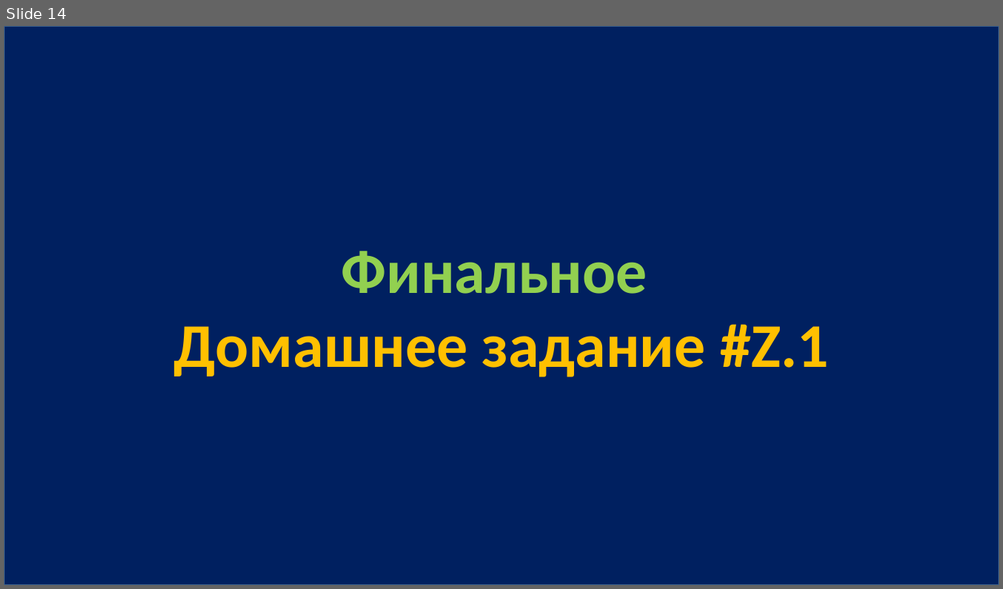
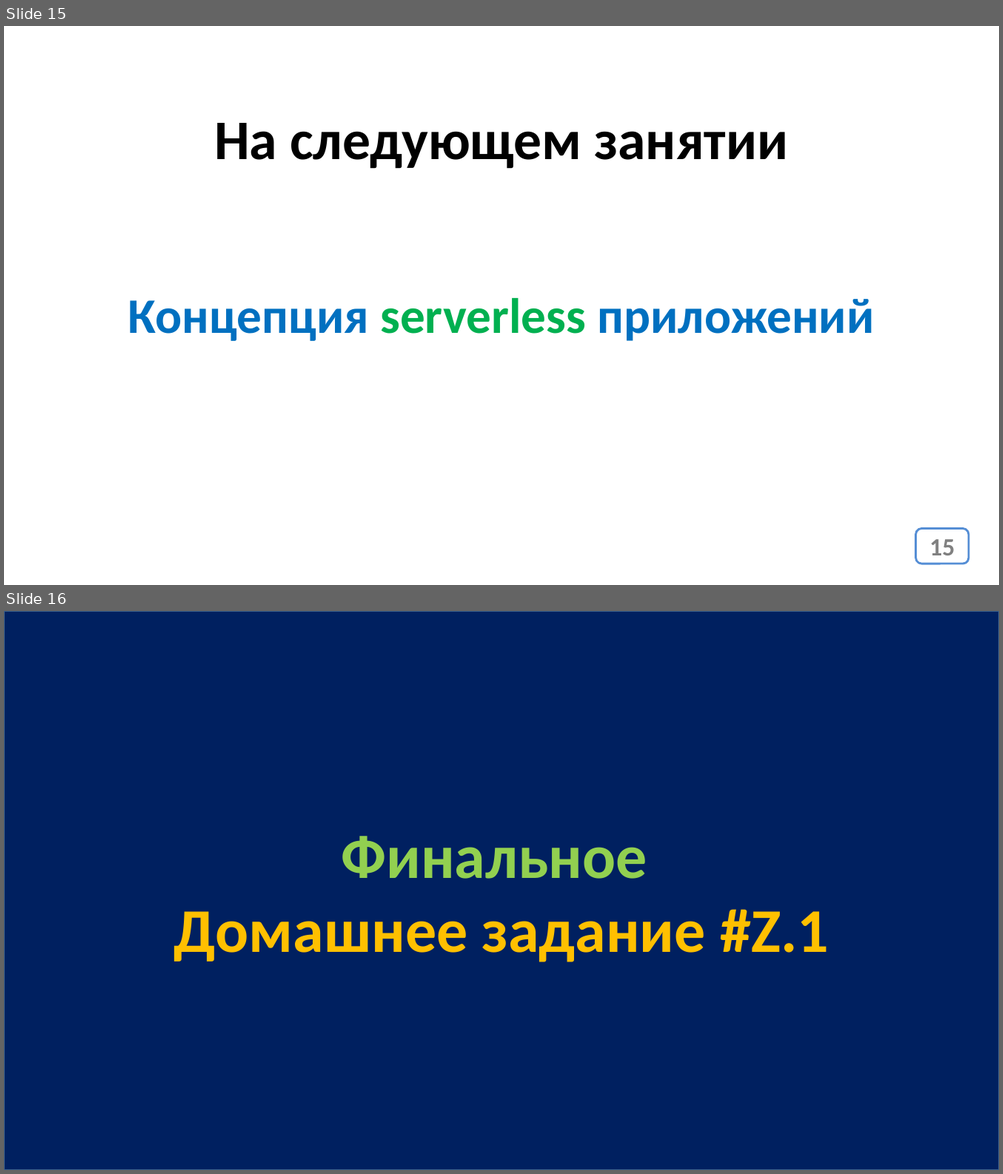
Before and after one commit to js-13-ort-dnipro/lesson11, a slide deck: lesson11.pptx. Shown one above the other, each under a label of ours: slide 14 before the commit, slides 15 and 16 after it. The pictures are 1003x589 and 1003x1174 pixels, drawn with LibreOffice and Linux fonts; fonts in the diff are those of the drawing. Boxes give left, top, right and bottom in pixels: in the first picture for what was removed or moved away, otherwise in the second. Text is boxed around its words. In the diff, an @@ line names an element or a change of style, - is before the commit and + after.

```diff
--- a/lesson11.pptx
+++ b/lesson11.pptx
@@ slide 15 added at bbox=[4, 26, 999, 585], background #FFFFFF @@
@@ text added at bbox=[214, 123, 788, 169], 54 pt, text #000000, bold @@
+На следующем занятии
@@ text added at bbox=[128, 298, 874, 341], 48 pt, text #0070C0, bold @@
+Концепция serverless приложений
@@ page number added at bbox=[916, 529, 969, 564], fill #FFFFFF, outline #558ED5 2 pt, 24 pt, text #808080, bold @@
+15
@@ what was slide 14 is now slide 16 @@
```
Also in this commit, not shown: 1 other slide added, 1 other file.
